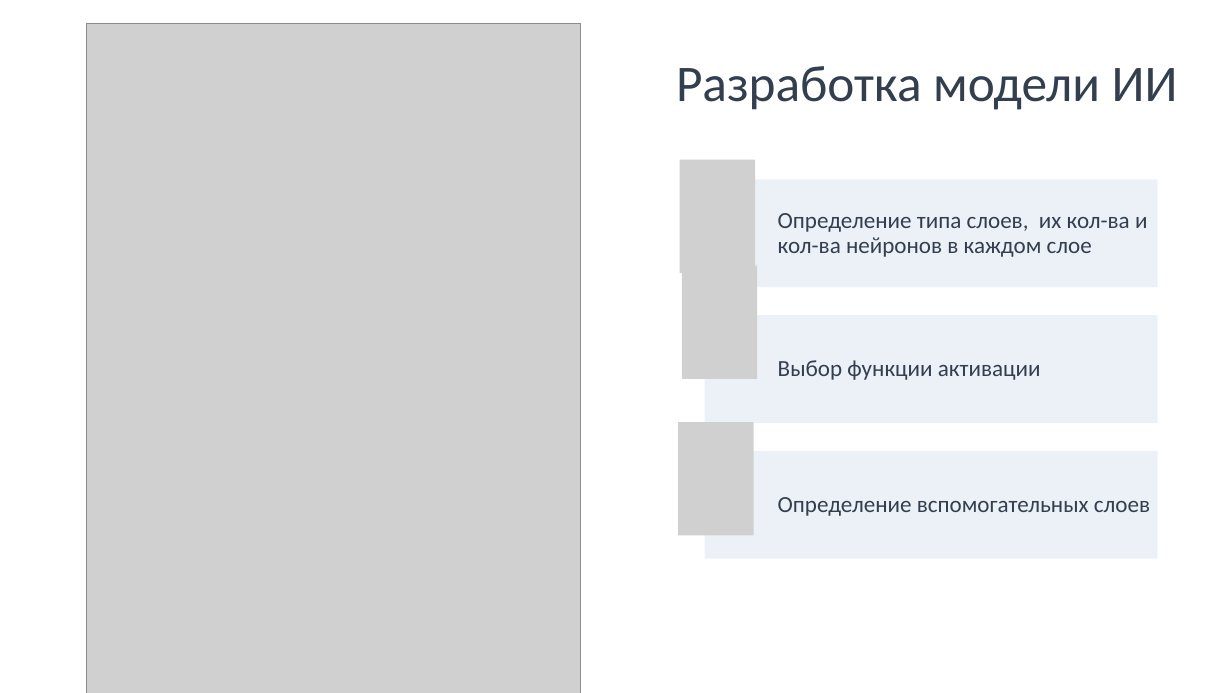
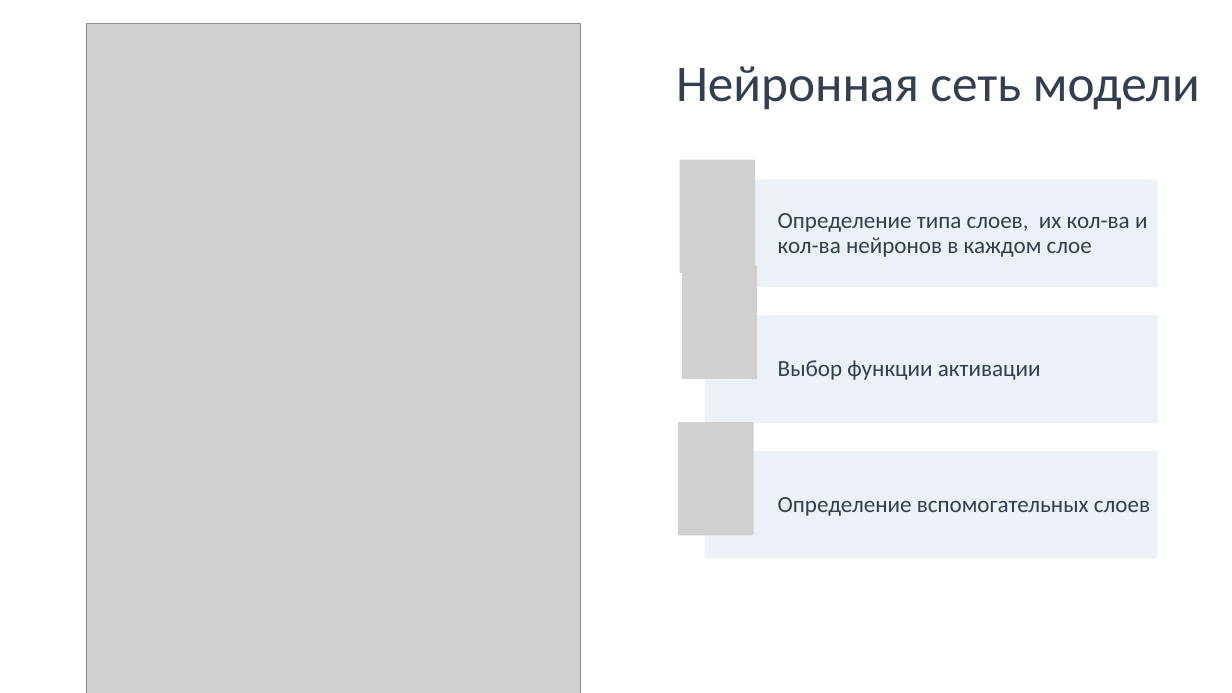
Before and after one commit to alivia-school/project-6c-ML, a slide deck: slide 6 of docs/Презентация.Машинное обучение.pptx. Drawn at 1232x693 pixels with LibreOffice and Linux fonts; fonts in the diff are those of the drawing; grey boxes stand for pictures. Boxes give left, top, right and bottom in pixels: in the first picture for what was removed or moved away, otherwise in the second. Text is boxed around its words. In the diff, an @@ line names an element or a change of style, - is before the commit and + after.

```diff
--- a/docs/Презентация.Машинное обучение.pptx
+++ b/docs/Презентация.Машинное обучение.pptx
@@ text at <box>676,66,1200,110</box>: text changed @@
-Разработка модели ИИ
+Нейронная сеть модели
```
Also in this commit, not shown: 3 other slides changed, 4 other files.
